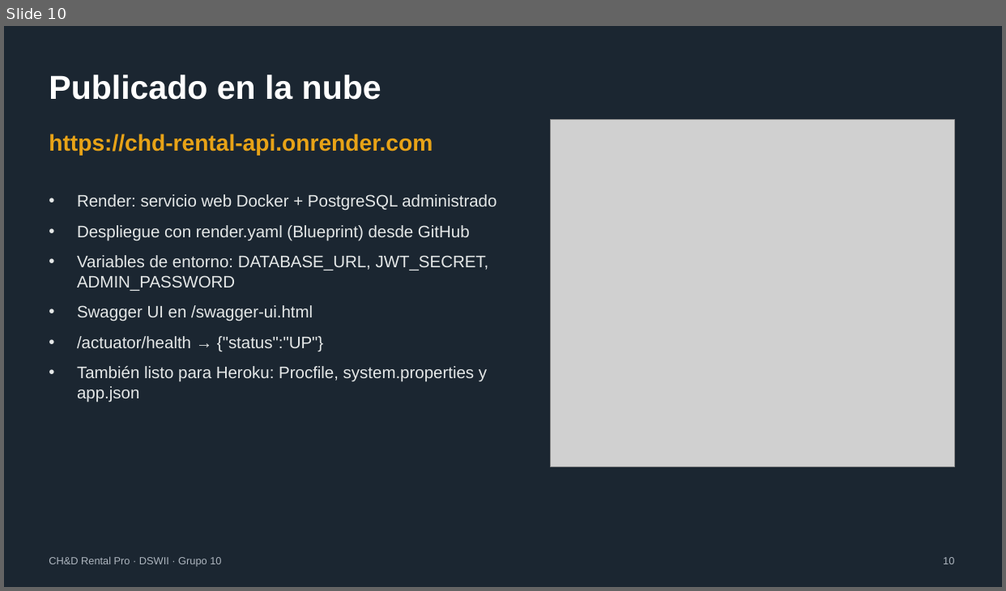
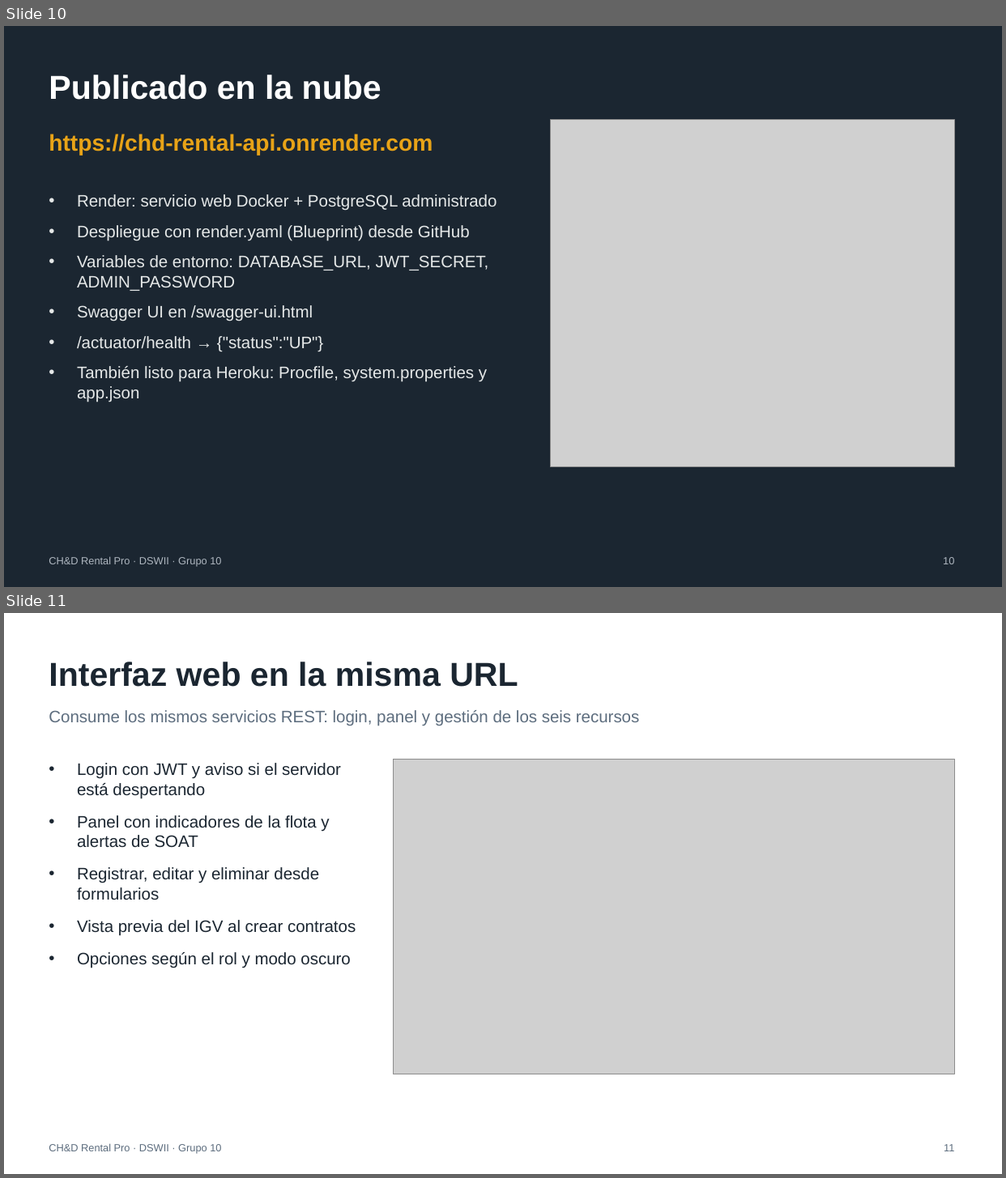
Before and after one commit to jmestawong/CHD-RENTAL-PRO-DSWII, a slide deck: docs/PRESENTACION_CHD_RENTAL_PRO_DSWII_Grupo10.pptx. Shown one above the other, each under a label of ours: slide 10 before the commit, slides 10 and 11 after it. The pictures are 1006x591 and 1006x1178 pixels, drawn with LibreOffice and Linux fonts; fonts in the diff are those of the drawing; grey boxes stand for pictures. Boxes give left, top, right and bottom in pixels: in the first picture for what was removed or moved away, otherwise in the second. Text is boxed around its words. In the diff, an @@ line names an element or a change of style, - is before the commit and + after.

Commit message:
Informe y presentacion con la interfaz web
- Seccion 7.4 del informe con capturas de la interfaz publicada en Render
- Interfaz agregada a arquitectura, documentacion, productos y anexos
- Diapositiva de la interfaz web en la presentacion

```diff
--- a/docs/PRESENTACION_CHD_RENTAL_PRO_DSWII_Grupo10.pptx
+++ b/docs/PRESENTACION_CHD_RENTAL_PRO_DSWII_Grupo10.pptx
@@ slide 11 added at [4, 613, 1002, 1174], background #FFFFFF @@
@@ text added at [49, 662, 518, 687], 32 pt, text #1B2631, bold @@
+Interfaz web en la misma URL
@@ text added at [49, 710, 639, 726], 16 pt, text #5D6D7E @@
+Consume los mismos servicios REST: login, panel y gestión de los seis recursos
@@ text added at [77, 763, 356, 969], 16 pt, text #1B2631 @@
+• Login con JWT y aviso si el servidor está despertando
+• Panel con indicadores de la flota y alertas de SOAT
+• Registrar, editar y eliminar desde formularios
+• Vista previa del IGV al crear contratos
+• Opciones según el rol y modo oscuro
@@ picture added at [394, 759, 955, 1075] @@
@@ text added at [49, 1144, 221, 1154], 10 pt, text #5D6D7E @@
+CH&D Rental Pro · DSWII · Grupo 10
@@ text added at [944, 1144, 954, 1152], 10 pt, text #5D6D7E @@
+11
```
Also in this commit, not shown: 5 slides changed, 11 other files.
